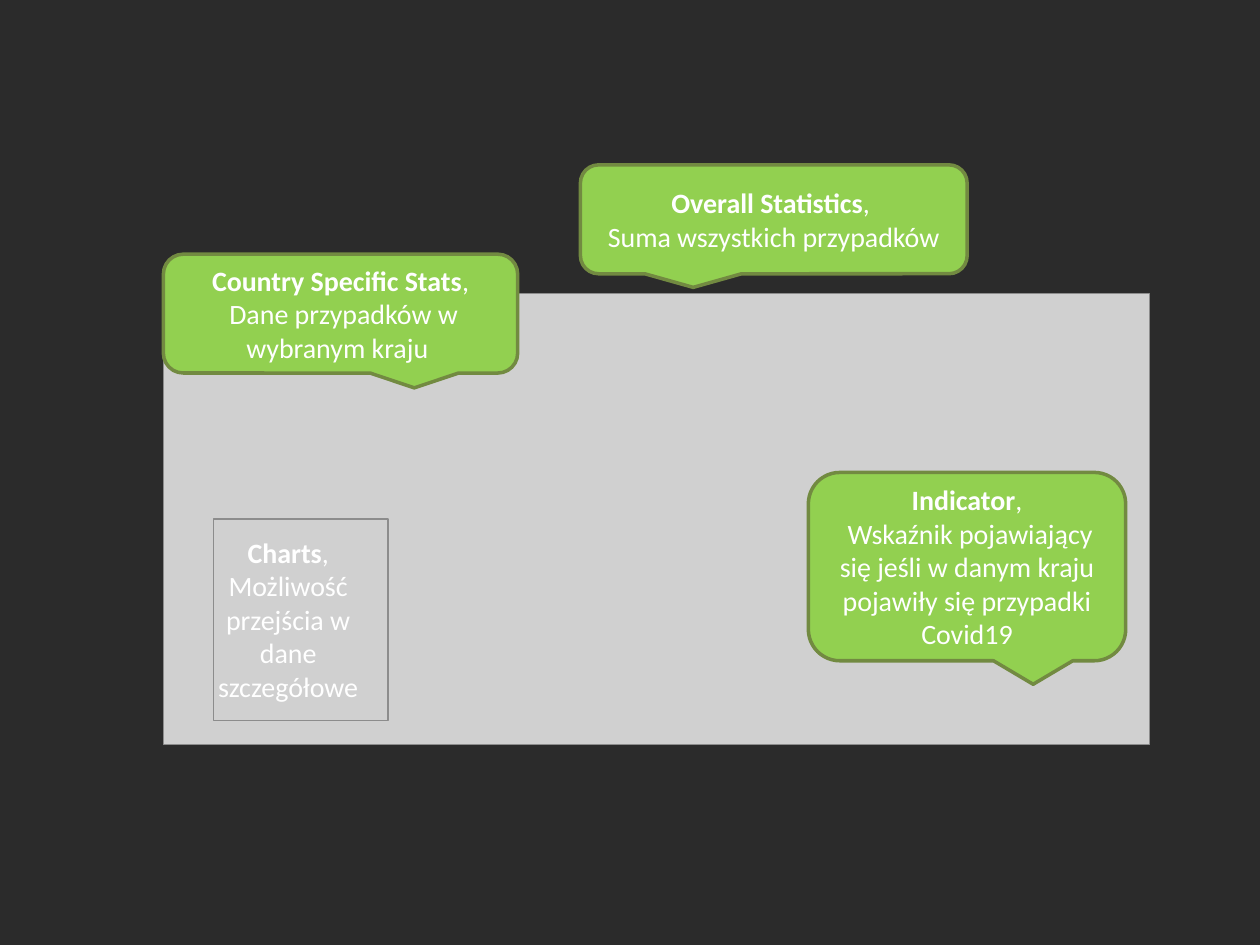
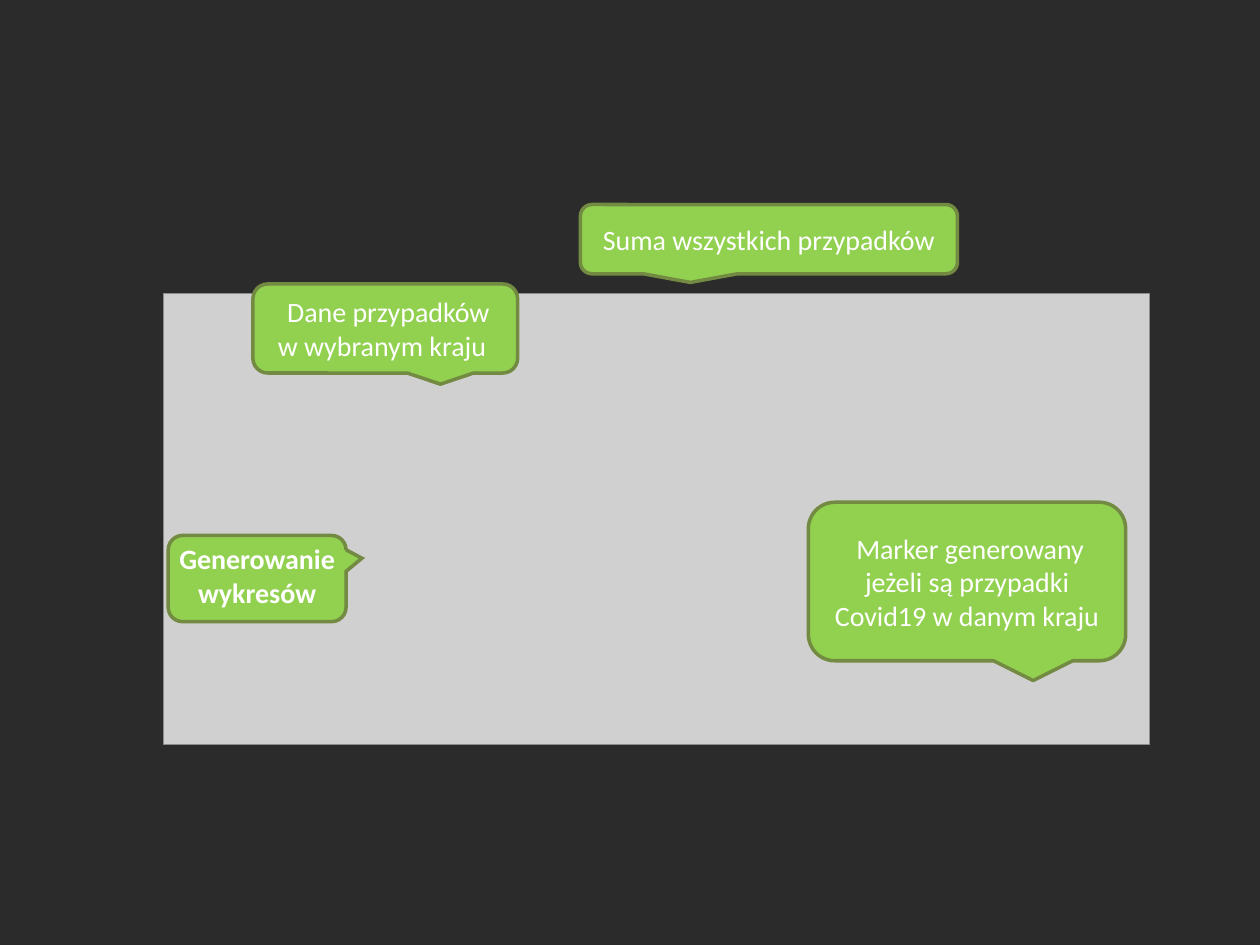
Before and after one commit to janiszewskibartlomiej/COVID-19-Thesis-Postgraduate_studies_on_WSB, a slide deck: slide 4 of WSB_prezentacja_pracy_dyplomowej.pptx. Drawn at 1260x945 pixels with LibreOffice and Linux fonts; fonts in the diff are those of the drawing; grey boxes stand for pictures; background and template pictures are left out; a plain dark background stands for a picture behind light text. Boxes give left, top, right and bottom in pixels: in the first picture for what was removed or moved away, otherwise in the second. Text is boxed around its words. In the diff, an @@ line names an element or a change of style, - is before the commit and + after.

```diff
--- a/WSB_prezentacja_pracy_dyplomowej.pptx
+++ b/WSB_prezentacja_pracy_dyplomowej.pptx
@@ rounded speech box "Suma wszystkich przypadków": place and size @@
-rounded speech box "Suma wszystkich przypadków" at box(581, 165, 968, 273)
+rounded speech box "Suma wszystkich przypadków" at box(581, 204, 958, 273)
@@ text in rounded speech box at box(603, 230, 935, 255): text changed @@
-Overall Statistics,
-Suma wszystkich przypadków
+Suma wszystkich przypadków
@@ rounded speech box "Dane przypadków w wybranym kraju": place and size @@
-rounded speech box "Dane przypadków w wybranym kraju" at box(164, 255, 518, 373)
+rounded speech box "Dane przypadków w wybranym kraju" at box(253, 284, 518, 373)
@@ text in rounded speech box at box(278, 302, 490, 361): text changed @@
-Country Specific Stats,
-Dane przypadków w wybranym kraju
+Dane przypadków w wybranym kraju
@@ rounded speech box "Marker generowany jeżeli są przypadki ...": place and size @@
-rounded speech box "Marker generowany jeżeli są przypadki ..." at box(809, 472, 1126, 660)
+rounded speech box "Marker generowany jeżeli są przypadki ..." at box(809, 503, 1126, 662)
@@ rounded speech box added at box(169, 536, 346, 621), fill #92D050, outline #738A42 2 pt @@
@@ picture removed at box(213, 519, 388, 721) @@
@@ text in rounded speech box at box(835, 539, 1099, 631): text changed @@
-Indicator,
-Wskaźnik pojawiający się jeśli w danym kraju pojawiły się przypadki Covid19
+Marker generowany jeżeli są przypadki Covid19 w danym kraju
@@ text added at box(179, 549, 334, 608), 16 pt, text #FFFFFF, bold @@
+Generowanie wykresów
@@ text removed at box(218, 544, 358, 701) @@
-Charts, Możliwość przejścia w dane szczegółowe
```
Also in this commit, not shown: 6 other slides changed, 1 slide added, 1 slide removed, 2 other files.
